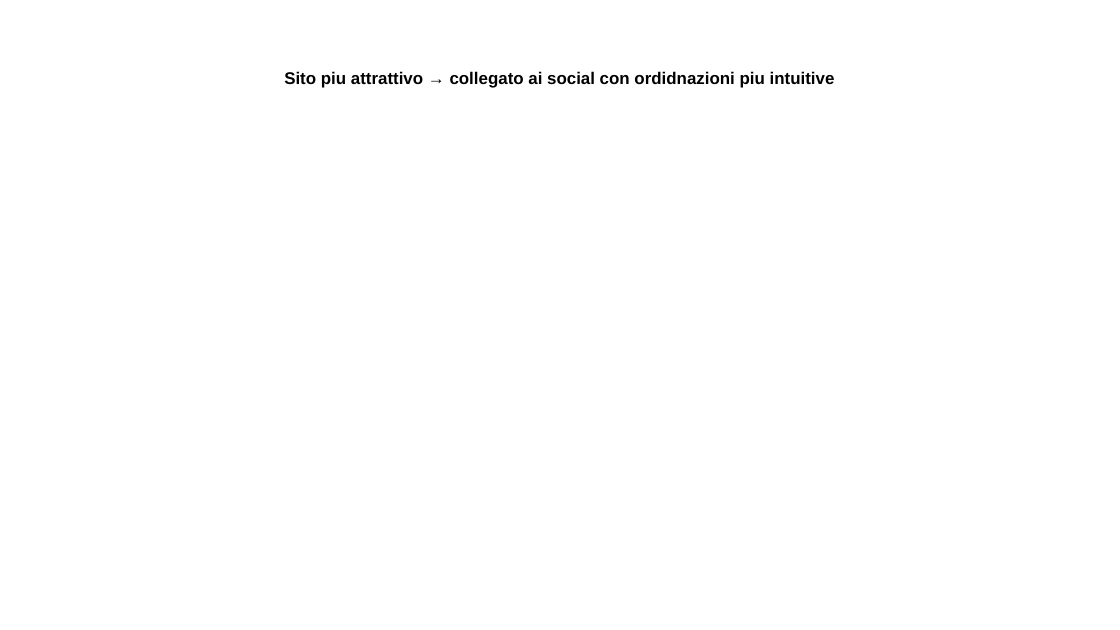
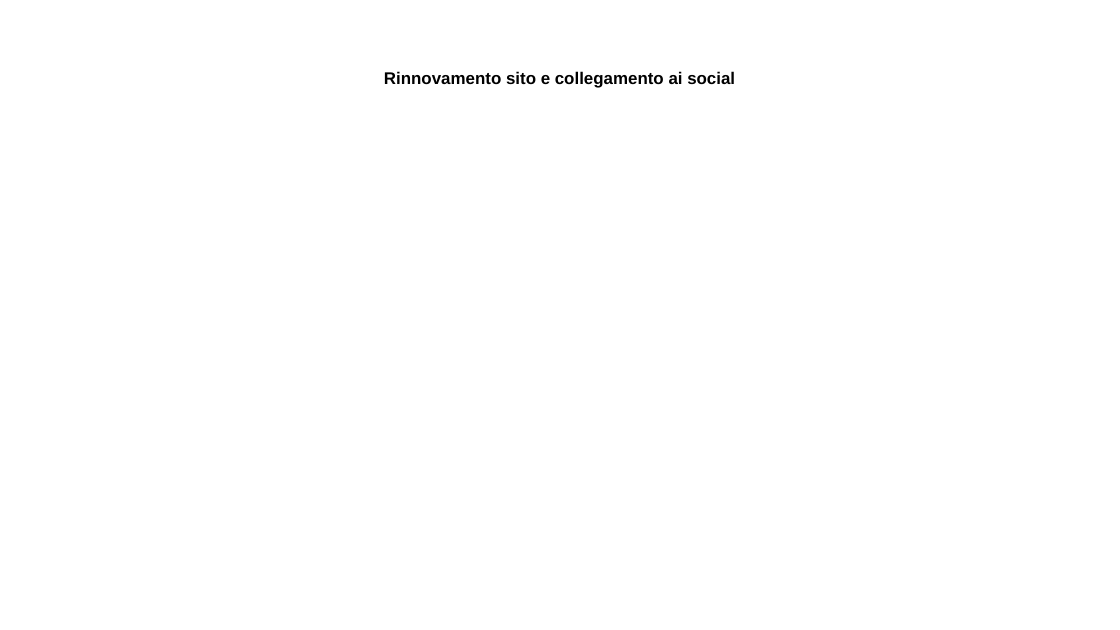
Before and after one commit to Jack-Ark-01/JustBurgerProjectWork, a slide deck: slide 13 of SecondaSuddivisioneGruppi/Logica/Materiale PPT/PPT lavoro.odp (slide 12 before the commit). Drawn at 1120x630 pixels with LibreOffice and Linux fonts; fonts in the diff are those of the drawing. Boxes give left, top, right and bottom in pixels: in the first picture for what was removed or moved away, otherwise in the second. Text is boxed around its words. In the diff, an @@ line names an element or a change of style, - is before the commit and + after.

```diff
--- a/SecondaSuddivisioneGruppi/Logica/Materiale PPT/PPT lavoro.odp
+++ b/SecondaSuddivisioneGruppi/Logica/Materiale PPT/PPT lavoro.odp
@@ title at [384,71,735,88]: text changed @@
-Sito piu attrattivo → collegato ai social con ordidnazioni piu intuitive
+Rinnovamento sito e collegamento ai social
```
Also in this commit, not shown: 2 other slides changed, 5 slides added, 5 slides removed, 4 other files.
